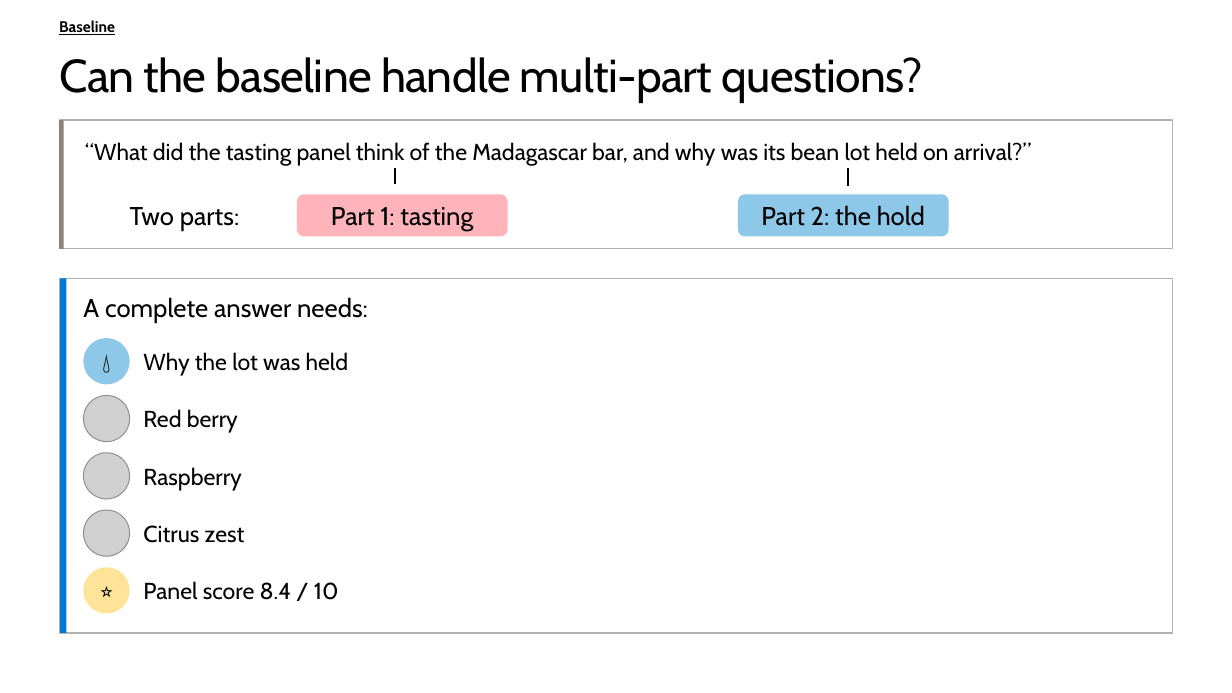
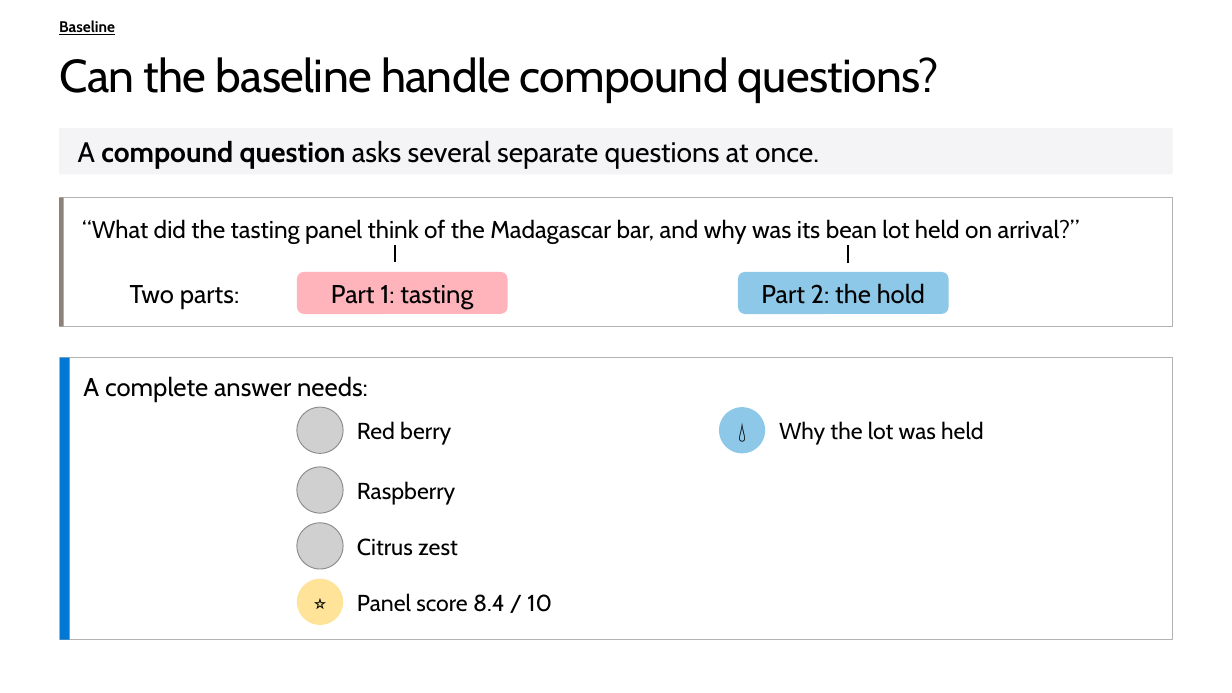
Before and after one commit to microsoft/ignite26-BRK300-building-agentic-retrieval-from-diy-to-foundry-iq, a slide deck: slide 11 of IgniteBRK300-WorkingDeck.pptx. Drawn at 1232x693 pixels with LibreOffice and Linux fonts; fonts in the diff are those of the drawing; grey boxes stand for pictures; background and template pictures are left out. Boxes give left, top, right and bottom in pixels: in the first picture for what was removed or moved away, otherwise in the second. Text is boxed around its words. In the diff, an @@ line names an element or a change of style, - is before the commit and + after.

```diff
--- a/IgniteBRK300-WorkingDeck.pptx
+++ b/IgniteBRK300-WorkingDeck.pptx
@@ title at (59, 57, 939, 103): text changed @@
-Can the baseline handle multi-part questions?
+Can the baseline handle compound questions?
@@ rectangle added at (59, 128, 1173, 175), fill #F4F3F5, 22 pt, text #000000 @@
+A compound question asks several separate questions at once.
@@ text "“What did the tasting panel ...": place and size @@
-text "“What did the tasting panel ..." at (85, 142, 1031, 166)
+text "“What did the tasting panel ..." at (82, 219, 1080, 244)
@@ text "“What did the tasting panel ..." at (82, 219, 1080, 244): size 18 to 19 pt @@
@@ 2 rounded rectangles, 2 rectangles, 2 lines, 1 text: place and size @@
-2 rounded rectangles, 2 rectangles, 2 lines, 1 text at (59, 120, 1173, 323)
+2 rounded rectangles, 2 rectangles, 2 lines, 1 text at (59, 198, 1173, 402)
@@ text "Two parts:": place and size @@
-text "Two parts:" at (130, 207, 239, 231)
+text "Two parts:" at (130, 285, 239, 308)
@@ rectangle: place and size @@
-rectangle at (59, 278, 1173, 633)
+rectangle at (59, 358, 1173, 640)
@@ rectangle: place and size @@
-rectangle at (60, 278, 67, 633)
+rectangle at (60, 358, 69, 640)
@@ ellipse "💧": place and size @@
-ellipse "💧" at (83, 338, 129, 384)
+ellipse "💧" at (719, 408, 765, 454)
@@ text "Why the lot was held": place and size @@
-text "Why the lot was held" at (143, 352, 349, 376)
+text "Why the lot was held" at (779, 421, 984, 445)
@@ 2 pictures, 2 texts: place and size @@
-2 pictures, 2 texts at (83, 453, 245, 556)
+2 pictures, 2 texts at (297, 467, 458, 569)
@@ 2 texts, 1 picture, 1 ellipse: place and size @@
-2 texts, 1 picture, 1 ellipse at (83, 396, 339, 614)
+2 texts, 1 picture, 1 ellipse at (297, 408, 552, 625)
```
Also in this commit, not shown: 16 other slides changed, 1 slide removed, 7 other files.
